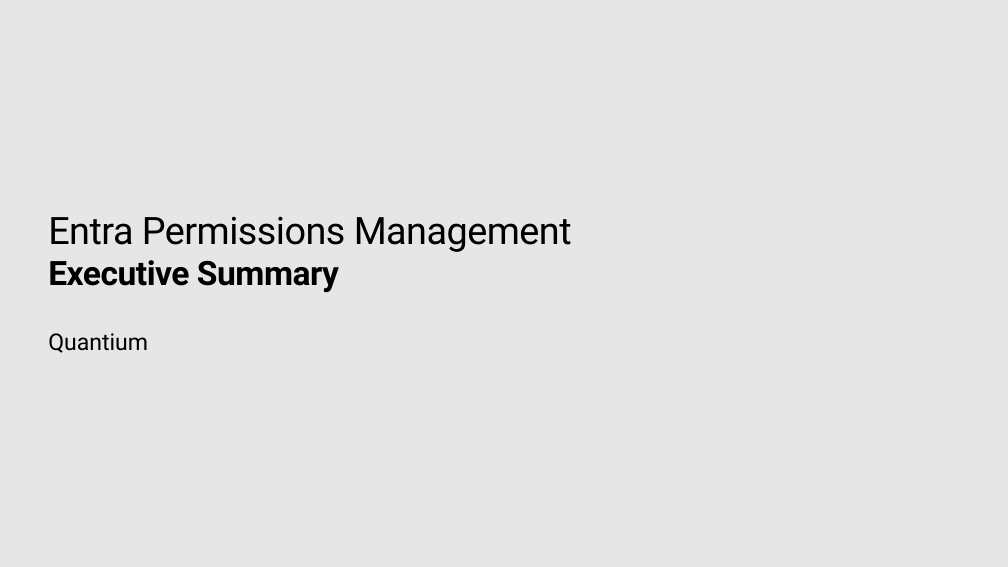
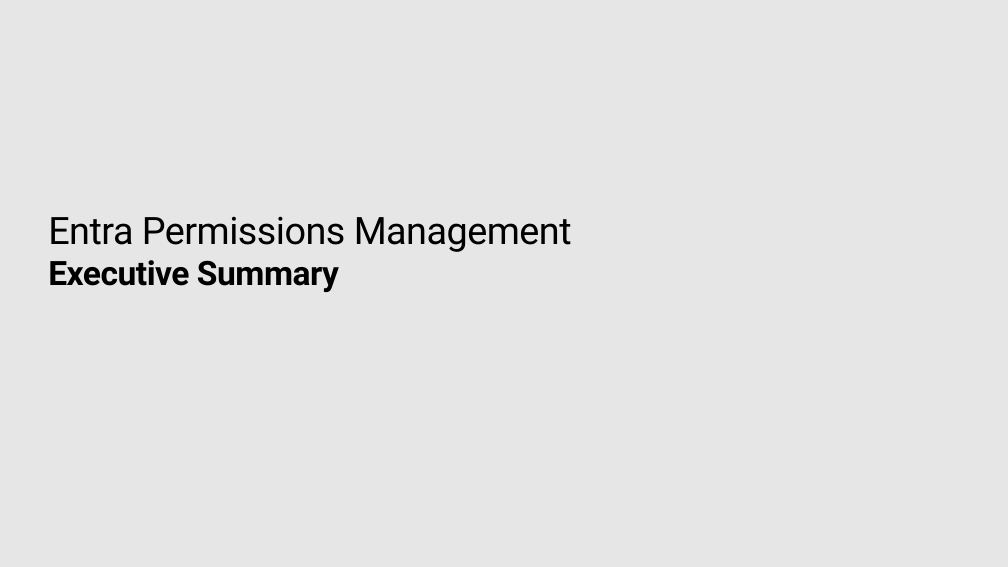
Before and after one commit to microsoft/ETWorkshops, a slide deck: slide 1 of EPM/EPM Executive Summary Template.pptx. Drawn at 1008x567 pixels with LibreOffice and Linux fonts; fonts in the diff are those of the drawing; background and template pictures are left out. Boxes give left, top, right and bottom in pixels: in the first picture for what was removed or moved away, otherwise in the second. Text is boxed around its words. In the diff, an @@ line names an element or a change of style, - is before the commit and + after.

```diff
--- a/EPM/EPM Executive Summary Template.pptx
+++ b/EPM/EPM Executive Summary Template.pptx
@@ text removed at [48,333,148,353] @@
-Quantium
```
